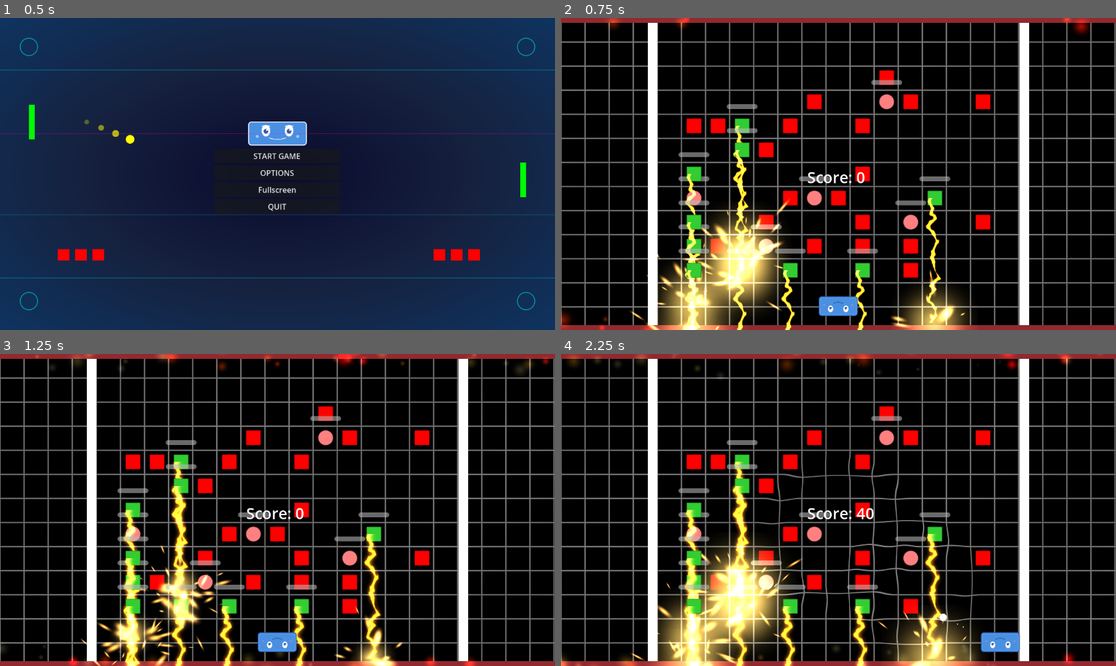
Above: before the commit, frames 1-4 (two rows, left to right).
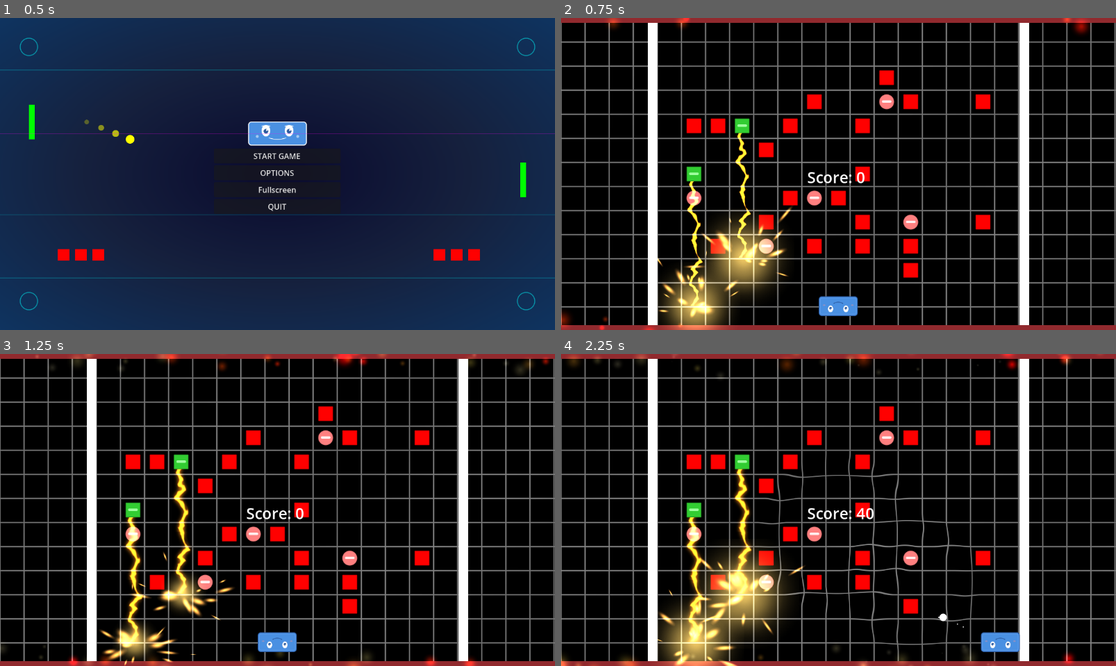
Above: after the commit, the same moments.

Repository: Nicheen/GameJamSummer2025
Game: Godot game, scene res://scenes/menus/main_menu.tscn
Same seed, same stepped clock (60 frames per second), same inputs: the game is played once before the commit and once after it.
Inputs (mouse positions are in pixels of both pictures, inside the frame that each line leads up to):
- Up to frame 1 (0.5 s): no input
- Up to frame 2 (0.75 s): click "START GAME" at 0.5 s
- Up to frame 3 (1.25 s): no input
- Up to frame 4 (2.25 s): tap Enter (ui_accept) at 1.25, 1.52 s; move the mouse to (960, 494) at 1.27 s; hold D (move_right) 1.28-2.03 s; click (960, 494) at 1.35 s; move the mouse to (727, 525) at 2.02 s; hold S (teleport_down) from 2.03 s (still down); click (727, 525) at 2.1 s

Frame 1 is identical in both runs. In frame 2, 9.7% of the frame differs, in the area x 12-74%, y 19-100%; in frame 3, 7.8%; in frame 4, 11%, in the area x 12-76%, y 19-100%.

Commit message:
Thunder fix

Diff:
--- a/gamejamsummer2025/effects/thunder.tscn
+++ b/gamejamsummer2025/effects/thunder.tscn
@@ -70,6 +70,33 @@
 scale_curve = SubResource("CurveTexture_tre1x")
 color = Color(1.2, 1, 0.5, 1)
 
+[sub_resource type="Animation" id="Animation_e7gbu"]
+length = 0.001
+tracks/0/type = "value"
+tracks/0/imported = false
+tracks/0/enabled = true
+tracks/0/path = NodePath("Lightning:material:shader_parameter/Vanishing_Value")
+tracks/0/interp = 1
+tracks/0/loop_wrap = true
+tracks/0/keys = {
+"times": PackedFloat32Array(0),
+"transitions": PackedFloat32Array(1),
+"update": 0,
+"values": [1.0]
+}
+tracks/1/type = "value"
+tracks/1/imported = false
+tracks/1/enabled = true
+tracks/1/path = NodePath("PointLight2D:energy")
+tracks/1/interp = 1
+tracks/1/loop_wrap = true
+tracks/1/keys = {
+"times": PackedFloat32Array(0),
+"transitions": PackedFloat32Array(1),
+"update": 0,
+"values": [0.0]
+}
+
 [sub_resource type="Animation" id="Animation_ul5l0"]
 resource_name = "end_animation"
 tracks/0/type = "value"
@@ -145,33 +172,6 @@
 "values": [false]
 }
 
-[sub_resource type="Animation" id="Animation_e7gbu"]
-length = 0.001
-tracks/0/type = "value"
-tracks/0/imported = false
-tracks/0/enabled = true
-tracks/0/path = NodePath("Lightning:material:shader_parameter/Vanishing_Value")
-tracks/0/interp = 1
-tracks/0/loop_wrap = true
-tracks/0/keys = {
-"times": PackedFloat32Array(0),
-"transitions": PackedFloat32Array(1),
-"update": 0,
-"values": [1.0]
-}
-tracks/1/type = "value"
-tracks/1/imported = false
-tracks/1/enabled = true
-tracks/1/path = NodePath("PointLight2D:energy")
-tracks/1/interp = 1
-tracks/1/loop_wrap = true
-tracks/1/keys = {
-"times": PackedFloat32Array(0),
-"transitions": PackedFloat32Array(1),
-"update": 0,
-"values": [0.0]
-}
-
 [sub_resource type="Animation" id="Animation_uowt7"]
 resource_name = "start_animation"
 tracks/0/type = "value"
--- a/gamejamsummer2025/scenes/obj/Enemy.tscn
+++ b/gamejamsummer2025/scenes/obj/Enemy.tscn
@@ -1,10 +1,13 @@
-[gd_scene load_steps=4 format=3 uid="uid://mhneu5sufe2j"]
+[gd_scene load_steps=5 format=3 uid="uid://mhneu5sufe2j"]
 
 [ext_resource type="Script" uid="uid://cfxv5qdy0ce0w" path="res://scripts/obj/enemy/enemy.gd" id="1_enemy_script"]
 [ext_resource type="Texture2D" uid="uid://go0jsjs2iejv" path="res://images/white_circle.svg" id="2_gsmpp"]
 
 [sub_resource type="CircleShape2D" id="CircleShape2D_455qr"]
 radius = 16.0
+
+[sub_resource type="CanvasItemMaterial" id="CanvasItemMaterial_gsmpp"]
+blend_mode = 1
 
 [node name="Enemy" type="CharacterBody2D"]
 collision_layer = 16
@@ -20,9 +23,10 @@
 shape = SubResource("CircleShape2D_455qr")
 
 [node name="HealthBar" type="ProgressBar" parent="."]
-offset_left = -32.0
-offset_top = -45.0
-offset_right = 32.0
-offset_bottom = -35.0
+material = SubResource("CanvasItemMaterial_gsmpp")
+offset_left = -10.0
+offset_top = -3.0
+offset_right = 10.0
+offset_bottom = 2.0
 value = 100.0
 show_percentage = false
--- a/gamejamsummer2025/scenes/obj/blocks/BlockLazer.tscn
+++ b/gamejamsummer2025/scenes/obj/blocks/BlockLazer.tscn
@@ -1,10 +1,13 @@
-[gd_scene load_steps=4 format=3 uid="uid://7xnhieqtejv1"]
+[gd_scene load_steps=5 format=3 uid="uid://7xnhieqtejv1"]
 
 [ext_resource type="Script" uid="uid://damb12qgbc5xj" path="res://scripts/obj/blocks/block_lazer.gd" id="1_mee4x"]
 [ext_resource type="Texture2D" uid="uid://bsubstbcfu5mr" path="res://images/lime_green_square.svg" id="2_4njxj"]
 
 [sub_resource type="RectangleShape2D" id="RectangleShape2D_5u526"]
 size = Vector2(30, 30)
+
+[sub_resource type="CanvasItemMaterial" id="CanvasItemMaterial_mee4x"]
+blend_mode = 1
 
 [node name="EnemyBlockLazer" type="CharacterBody2D"]
 collision_layer = 16
@@ -20,10 +23,11 @@
 shape = SubResource("RectangleShape2D_5u526")
 
 [node name="HealthBar" type="ProgressBar" parent="."]
-offset_left = -32.0
-offset_top = -45.0
-offset_right = 32.0
-offset_bottom = -35.0
+material = SubResource("CanvasItemMaterial_mee4x")
+offset_left = -10.0
+offset_top = -3.0
+offset_right = 10.0
+offset_bottom = 2.0
 value = 100.0
 show_percentage = false
 metadata/_edit_use_anchors_ = true
--- a/gamejamsummer2025/scripts/main.gd
+++ b/gamejamsummer2025/scripts/main.gd
@@ -308,7 +308,7 @@
 
 	# Spawna lazer-block
 	available_positions.shuffle()
-	var lazer_count = min(10, available_positions.size())  # 10 lazer-block
+	var lazer_count = min(2, available_positions.size())  # 10 lazer-block
 
 	for i in range(lazer_count):
 		spawn_enemy_lazer_at_position(available_positions[i])
@@ -328,19 +328,20 @@
 	var thunder_effect = thunder_scene.instantiate()
 
 	lazer_block.global_position = position
-	thunder_effect.global_position = position
+
+	# Add thunder as child of lazer block with relative positioning
+	lazer_block.add_child(thunder_effect)
+	thunder_effect.position = Vector2(5, 15)  # Relative to lazer block
 
 	# Connect signals with distortion effects - pass position in closure
 	lazer_block.block_died.connect(func(score_points): _on_lazer_block_died_with_distortion(score_points, position))
 	lazer_block.block_hit.connect(_on_enemy_hit)
 
 	add_child(lazer_block)
-	add_child(thunder_effect)
 	lazer_blocks.append(lazer_block)
 	total_enemies += 1
 
 	print("Spawned lazer block at: ", position)
-
 func spawn_player():
 	# Load and instantiate the player scene
 	var player_scene = load(PLAYER_SCENE)
Not shown, changed: .gitignore
Not shown, added: gamejamsummer2025/scenes/main.tscn2155877673.tmp
